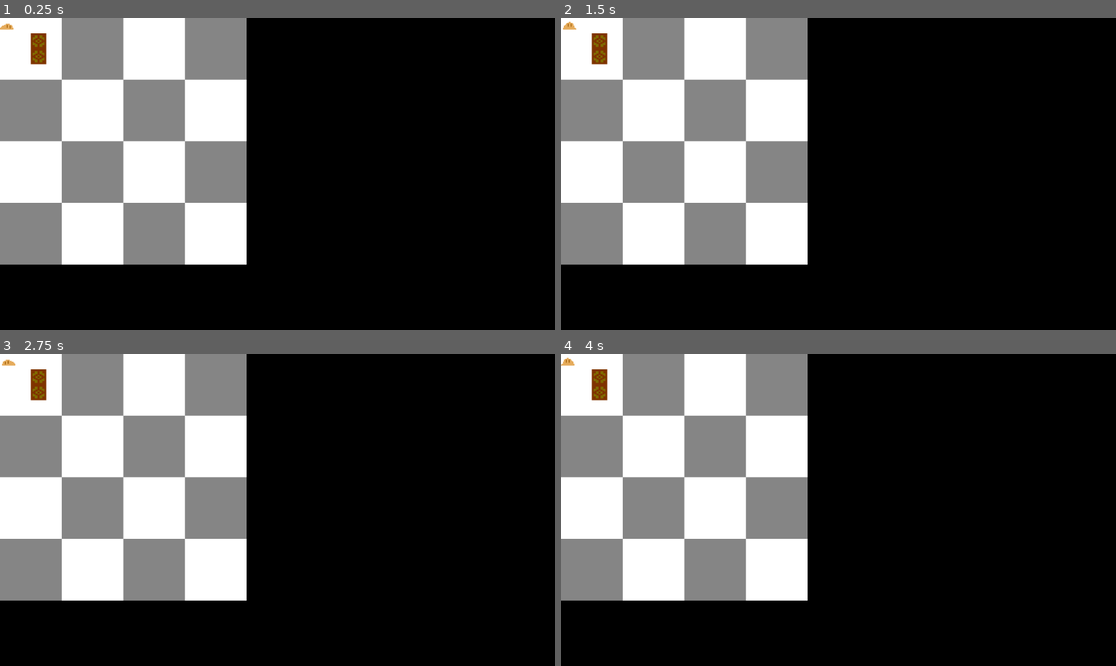
Above: before the commit, frames 1-4 (two rows, left to right).
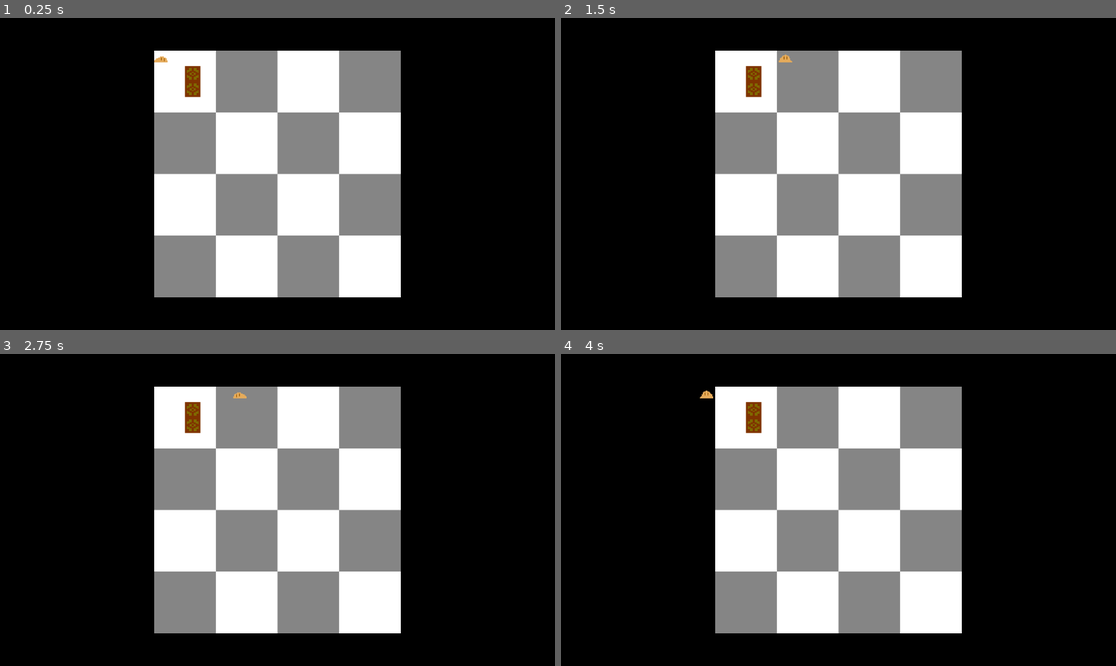
Above: after the commit, the same moments.

Repository: ANGELIX-sys/polycore
Game: Godot game, scene res://world.tscn
Two runs of this game, one before a commit and one after it. Both use one fixed random seed, a clock stepped at 60 frames per second and the inputs below.
Inputs (mouse positions are in pixels of both pictures, inside the frame that each line leads up to):
- Up to frame 1 (0.25 s): no input
- Up to frame 2 (1.5 s): tap Enter at 0.5 s; move the mouse to (960, 158) at 0.52 s; hold Right (move_right) 0.53-1.25 s; hold Shift (move_modifier) 0.53-1.25 s; click (960, 158) at 0.67 s; drag from (727, 189) to (810, 236) at 1.27 s
- Up to frame 3 (2.75 s): move the mouse to (333, 441) at 2.02 s; hold Right (move_right) from 2.03 s (still down); tap Delete at 2.1 s
- Up to frame 4 (4 s): release Right (move_right) at 2.75 s; tap R (reset_level) at 2.75, 3.5 s; drag from (810, 572) to (672, 463) at 2.77 s; move the mouse to (1005, 556) at 3.52 s; hold Left (move_left) from 3.53 s (still down); tap Enter at 3.6 s

The runs differ from the first frame. In frame 1, 53% of the frame differs, in the area x 0-73%, y 0-90%; in frame 2, 53%; in frame 3, 53%; in frame 4, 53%.
Error before the commit: Invalid operands 'Nil' and 'int' in operator '<'. (res://dyna.gd:91)

Commit message:
Now Multipush kinda works
I locked in

Diff:
--- a/src/box.gd
+++ b/src/box.gd
@@ -3,7 +3,7 @@
 func _ready():
 	# this is only here because if you put it in the Dyna script, all objects go to (0, 0, 0, 0)
 	current_pos = start_pos
-	get_node("../Player").move.connect(_on_move)
+	# get_node("../Player").move.connect(_on_move)
 
 func _process(delta):
 	super(_process)
@@ -12,6 +12,6 @@
 		#do_move()
 		#movement_direction = 0
 
-func _on_move() -> void:
-	do_move()
-	movement_direction = 0
+#func _on_move() -> void:
+	#do_move()
+	#movement_direction = 0
--- a/src/box.tscn
+++ b/src/box.tscn
@@ -19,7 +19,7 @@
 }]
 
 [sub_resource type="RectangleShape2D" id="RectangleShape2D_4flbx"]
-size = Vector2(15, 15)
+size = Vector2(12, 12)
 
 [node name="Box" type="CharacterBody2D" groups=["pushable"]]
 motion_mode = 1
@@ -31,5 +31,5 @@
 centered = false
 
 [node name="CollisionShape2D" type="CollisionShape2D" parent="."]
-visible = false
+position = Vector2(8, 8)
 shape = SubResource("RectangleShape2D_4flbx")
--- a/src/ctrl.gd
+++ b/src/ctrl.gd
@@ -3,6 +3,7 @@
 signal reset
 
 var stored_dir = dirs.NONE
+
 func _ready():
 	reset.connect(room_node._on_reset)
 
--- a/src/dyna.gd
+++ b/src/dyna.gd
@@ -1,6 +1,4 @@
 class_name Dyna extends RoomObject
-
-@onready var room_node: Node2D = $'/root/Room'
 
 @export var slide = 1.0
 @export var shift_multiplier = 1
@@ -20,6 +18,30 @@
 			return i["collider"]
 	return null
 
+# port of position_meeting from GML; same as instance_position but returns true if it collides
+func position_meeting(pos: Vector2, group: String):
+	var space = get_world_2d().direct_space_state
+	var point_query: PhysicsPointQueryParameters2D = PhysicsPointQueryParameters2D.new()
+	point_query.position = room_node.global_transform.translated(pos).origin
+	for i in space.intersect_point(point_query):
+		if i["collider"].is_in_group(group):
+			return true
+	return false
+
+func instance_place(pos: Vector2, group: String):
+	var space = get_world_2d().direct_space_state
+	var query = PhysicsShapeQueryParameters2D.new()
+	query.shape_rid = colshape_node.shape
+	query.transform = room_node.global_transform.translated(pos) * colshape_node.transform
+	var temp = space.intersect_shape(query)
+	for i in temp:
+		if i.collider.is_in_group(group) and not i.collider.is_in_group("queue_move") and not i.collider == self:
+			return i.collider
+	return null
+
+func place_meeting(pos: Vector2) -> bool:
+	return test_move(room_node.global_transform.translated(pos), Vector2(0,0))
+
 func do_slide():
 	if slide < 1:
 		position.x = lerp(position.x, pos_to_pixels(next_pos).x, slide)
@@ -32,60 +54,37 @@
 			slide = 1
 
 func do_move():
+	# cancel movement if sliding is currently happening
 	if slide < 1:
 		return
 
 	next_pos = current_pos
+	# next_pos adjustment value
+	match movement_direction:
+		dirs.EAST: next_pos.x += shift_multiplier
+		dirs.KATA: next_pos.z += shift_multiplier
+		dirs.SOUTH: next_pos.y += shift_multiplier
+		dirs.DOWN: next_pos.w += shift_multiplier
+		dirs.WEST: next_pos.x -= shift_multiplier
+		dirs.ANA: next_pos.z -= shift_multiplier
+		dirs.NORTH: next_pos.y -= shift_multiplier
+		dirs.UP: next_pos.w -= shift_multiplier
 
-	# next_x/y adjustment value
-	if movement_direction == dirs.EAST:
-		next_pos.x += shift_multiplier
-	if movement_direction == dirs.KATA:
-		next_pos.z += shift_multiplier
-	if movement_direction == dirs.SOUTH:
-		next_pos.y += shift_multiplier
-	if movement_direction == dirs.DOWN:
-		next_pos.w += shift_multiplier
-	if movement_direction == dirs.WEST:
-		next_pos.x -= shift_multiplier
-	if movement_direction == dirs.ANA:
-		next_pos.z -= shift_multiplier
-	if movement_direction == dirs.NORTH:
-		next_pos.y -= shift_multiplier
-	if movement_direction == dirs.UP:
-		next_pos.w -= shift_multiplier
-
-
-	#if (place_meeting(next_x, next_y, layer_tilemap_get_id("terrain")) and !place_meeting(next_x, next_y, layer_tilemap_get_id("solid"))) and next_x > 0 and next_x < room_width - 8 and next_y > 0 and next_y < room_height - 8 {
-	#	array_push(global.colliders, self)
-	#	var collided = instance_place(next_x, next_y, obj_push)
-	#	if instance_exists(collided) {
-	#		collided.movement_direction = movement_direction
-	#		collided.shift_val = shift_val
-	#		with collided do_move()
-	#	}
-	#} else {
-	#	global.colliders = []
-	#}
-	global.colliders.append(self)
-	var collided = instance_position(pos_to_pixels(next_pos), "pushable")
-	if collided != null and collided != self:
-		# if it is in bounds
-		if (next_pos.x >= 0 and next_pos.x < global.room_dims.x
-		and next_pos.y >= 0 and next_pos.y < global.room_dims.y
-		and next_pos.z >= 0 and next_pos.z < global.room_dims.z
-		and next_pos.w >= 0 and next_pos.w < global.room_dims.w
-		):
+	# if it is in bounds
+	if (next_pos.x >= 0 and next_pos.x < global.room_dims.x
+	and next_pos.y >= 0 and next_pos.y < global.room_dims.y
+	and next_pos.z >= 0 and next_pos.z < global.room_dims.z
+	and next_pos.w >= 0 and next_pos.w < global.room_dims.w
+	):
+		# queue for movement
+		add_to_group("queue_move")
+		var collided = instance_place(pos_to_pixels(next_pos), "pushable")
+		if collided != null and collided != self:
+			collided.add_to_group("queue_move")
 			collided.movement_direction = movement_direction
 			collided.shift_multiplier = shift_multiplier
-			global.colliders.append(collided)
 			collided.do_move()
-		else: return
 
-	for collider in global.colliders:
-		collider.slide = 0
-
-	shift_multiplier = 1
 
 func _process(delta):
 	if slide < 1:
--- a/src/global.gd
+++ b/src/global.gd
@@ -1,5 +1,3 @@
 extends Node
 
-var colliders = []
-
 var room_dims = Vector4i(4, 4, 4, 4)
--- a/src/obj.gd
+++ b/src/obj.gd
@@ -1,4 +1,7 @@
 class_name RoomObject extends CharacterBody2D
+
+@onready var room_node: Node2D = $'/root/Room'
+@onready var colshape_node = shape_owner_get_owner(0) # Returns the first child node which contains a collision shape
 
 # represents the zoom amount
 @export var zoom_val = 16
--- a/src/player.gd
+++ b/src/player.gd
@@ -1,14 +1,16 @@
 class_name Player extends Ctrl
 
 # var move_mode
-
 
 func _process(delta):
 	do_input()
 	super(_process)
 
-	if stored_dir >= 0 && slide >= 1:
+	if stored_dir > 0 && slide >= 1:
 		movement_direction = stored_dir
 		stored_dir = 0
 		do_move()
-		move.emit()
+		for obj in get_tree().get_nodes_in_group("queue_move"):
+			obj.slide = 0
+		shift_multiplier = 1
+		# move.emit()
--- a/src/player.tscn
+++ b/src/player.tscn
@@ -66,7 +66,7 @@
 }]
 
 [sub_resource type="RectangleShape2D" id="RectangleShape2D_4flbx"]
-size = Vector2(15, 15)
+size = Vector2(12, 12)
 
 [node name="Player" type="CharacterBody2D" groups=["pushable"]]
 motion_mode = 1
@@ -79,5 +79,5 @@
 centered = false
 
 [node name="CollisionShape2D" type="CollisionShape2D" parent="."]
-visible = false
+position = Vector2(8, 8)
 shape = SubResource("RectangleShape2D_4flbx")
--- a/src/project.godot
+++ b/src/project.godot
@@ -27,6 +27,7 @@
 [global_group]
 
 pushable="pushable objects"
+queue_move="Do Pushies On Thi :)"
 
 [input]
 
--- a/src/world.gd
+++ b/src/world.gd
@@ -1,4 +1,7 @@
 extends Node2D
+
+func _draw():
+	$Camera2D.zoom = Vector2(2.0, 2.0)
 
 func _on_reset():
 	for obj in get_node("/root/Room/DynamicObjects").get_children():
--- a/src/world.tscn
+++ b/src/world.tscn
@@ -21,7 +21,6 @@
 pattern_0 = SubResource("TileMapPattern_tlwt5")
 
 [node name="Room" type="Node2D"]
-scale = Vector2(2, 2)
 script = ExtResource("1_aqk2v")
 
 [node name="Floor" type="TileMapLayer" parent="."]
@@ -31,14 +30,6 @@
 [node name="DynamicObjects" type="Node2D" parent="."]
 
 [node name="Player" parent="DynamicObjects" instance=ExtResource("1_fj7yv")]
-slide = null
-shift_multiplier = null
-movement_direction = null
-next_pos = null
-zoom_val = null
-start_pos = null
-current_pos = null
-current_loc = null
 
 [node name="Box" parent="DynamicObjects" instance=ExtResource("3_tlwt5")]
 position = Vector2(32, 32)
@@ -47,3 +38,6 @@
 [node name="Box2" parent="DynamicObjects" instance=ExtResource("3_tlwt5")]
 position = Vector2(32, 16)
 start_pos = Vector4i(2, 1, 0, 0)
+
+[node name="Camera2D" type="Camera2D" parent="."]
+offset = Vector2(128, 128)
